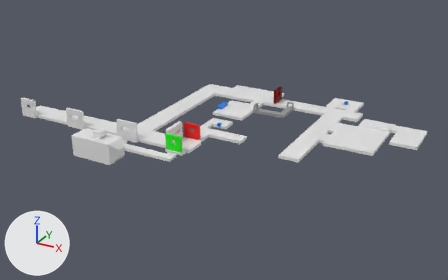
The Blender file Blender work files/LevelLayout.blend, before and after one commit.
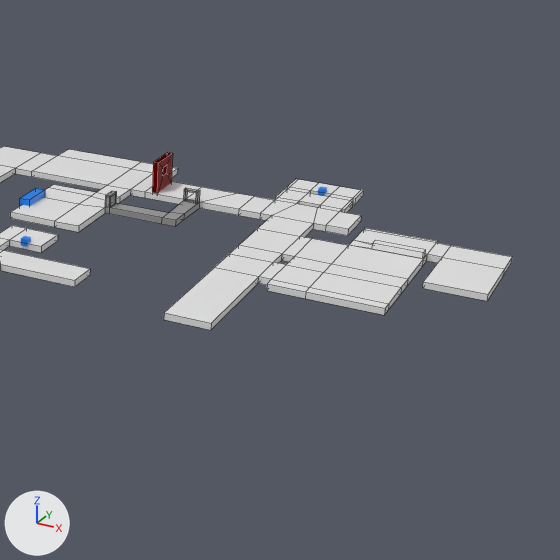
Old and new are each drawn whole from a 50 mm camera at (132.3, -195.9, 95.8) aimed at (25.7, -2.2, -1.1) and again close up on the part from 47% to 100% of the width and 8% to 93% of the height. Lighting does not change. The marker at lower left points along +X, +Y and +Z. The close-ups show mesh edges as thin lines.

Objects in the first close-up: 'Cube.005', 'main floor'.
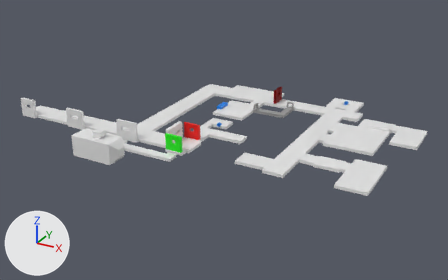
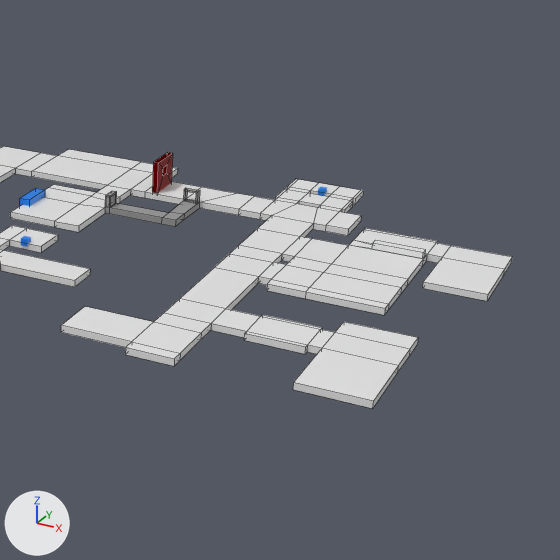
Commit message: New layout iteration

Location of each change, (x1, y1, x2, y2) in pixels of the close-ups (560 x 560 px):
'main floor', reshaped
    before: (0, 146, 512, 330)
    after: (0, 146, 512, 409)
part 1 of me_cube, built on
    before: (164, 268, 259, 330)
    after: (61, 268, 418, 409)

What changed in the scene script:
```text
Change me_cube:
    used by ob_main_floor; location = (0.0, 0.0, 0.0)
    remove me_cube.from_pydata(...)  # 394 vertices, 411 faces; spans x -52.1..95.5, y -31.2..48.2, z 3.9..11.3
    add me_cube.from_pydata(...)  # 446 vertices, 463 faces; spans x -52.1..95.5, y -31.2..48.2, z 3.9..11.3
    me_cube part 1
    5 faces are deleted
    52 vertices are added at x 43.9..90.2, y -29.7..-6.8, z 3.9..5.0
    57 new faces join them, mat_material (white #e7e7e7)
```
